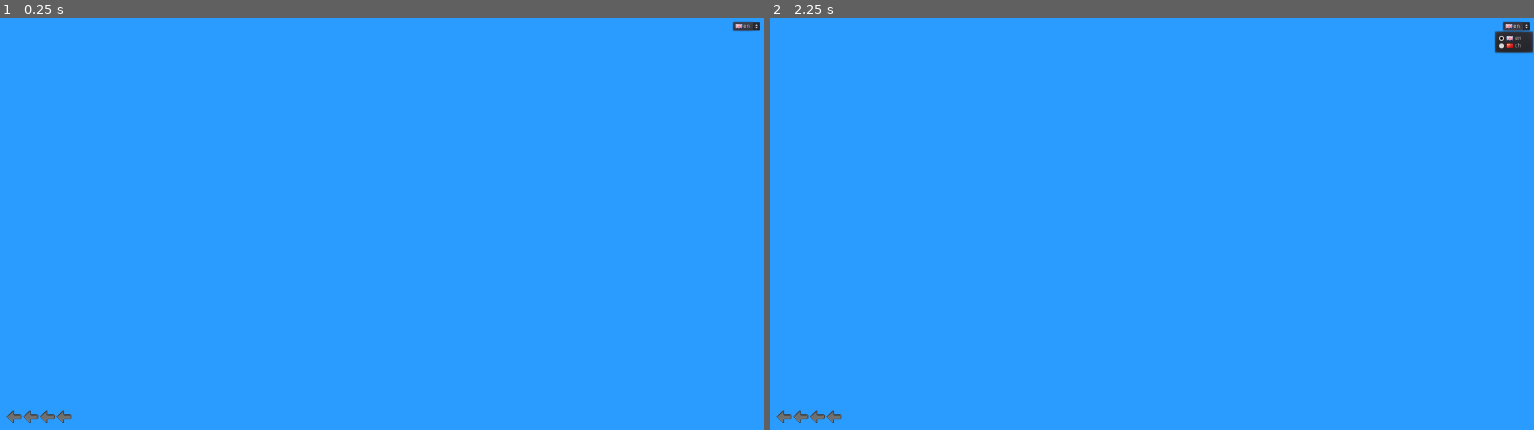
Above: before the commit, frames 1-2 (left to right).
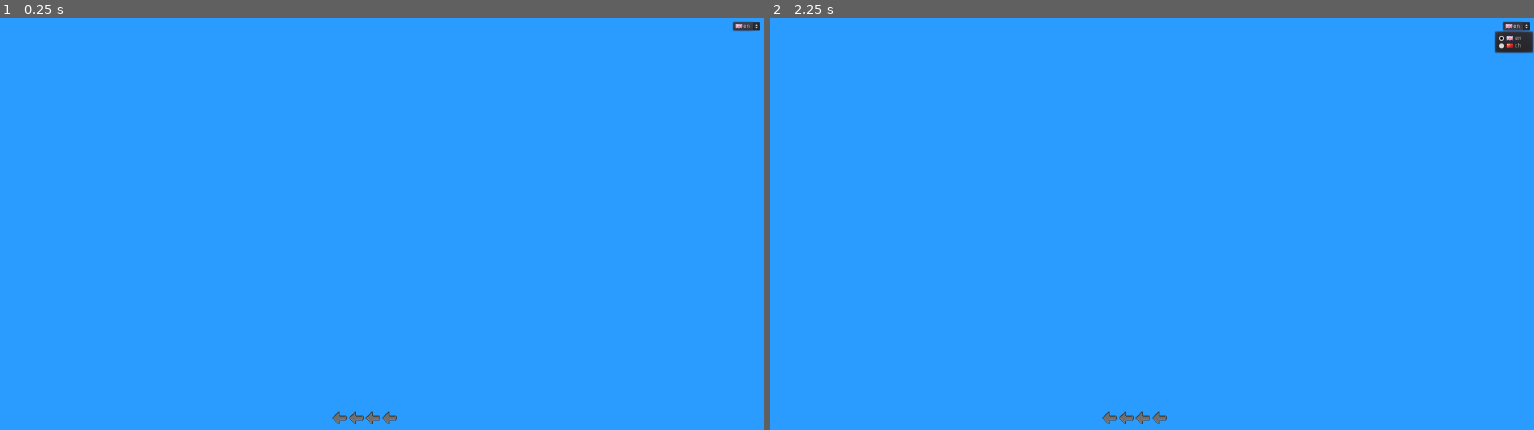
Above: after the commit, the same moments.

Repository: SabreOfWinter/Live-Over-The-Hills
Game: Godot game, scene res://menus/splash/splash.tscn
Same seed, same stepped clock (60 frames per second), same inputs: the game is played once before the commit and once after it.
Inputs (mouse positions are in pixels of both pictures, inside the frame that each line leads up to; where the layout moved, square brackets give the same spot in the first picture):
- Up to frame 1 (0.25 s): no input
- Up to frame 2 (2.25 s): click (1106, 417) [785, 417] at 0.5 s; click (1106, 417) [785, 417] at 1.25 s; click "en" at 2 s

The runs differ from the first frame. In frame 1, 0.3% of the frame differs, in the area x 0-52%, y 95-99%; in frame 2, 0.3%.

Commit message:
Main menu - Center aligned buttons

Diff:
--- a/menus/main/main.tscn
+++ b/menus/main/main.tscn
@@ -45,31 +45,46 @@
 margin_top = -136.0
 margin_right = -100.0
 margin_bottom = -100.0
+size_flags_horizontal = 4
+alignment = 1
 __meta__ = {
 "_edit_use_anchors_": false
 }
 
 [node name="new_game_button" type="TextureButton" parent="HBoxContainer"]
-margin_right = 36.0
-margin_bottom = 36.0
+margin_left = 782.0
+margin_top = 3.0
+margin_right = 818.0
+margin_bottom = 33.0
+size_flags_horizontal = 4
+size_flags_vertical = 4
 texture_normal = ExtResource( 5 )
 
 [node name="load_game_button" type="TextureButton" parent="HBoxContainer"]
-margin_left = 40.0
-margin_right = 76.0
-margin_bottom = 36.0
+margin_left = 822.0
+margin_top = 3.0
+margin_right = 858.0
+margin_bottom = 33.0
+size_flags_horizontal = 4
+size_flags_vertical = 4
 texture_normal = ExtResource( 5 )
 
 [node name="settings_button" type="TextureButton" parent="HBoxContainer"]
-margin_left = 80.0
-margin_right = 116.0
-margin_bottom = 36.0
+margin_left = 862.0
+margin_top = 3.0
+margin_right = 898.0
+margin_bottom = 33.0
+size_flags_horizontal = 4
+size_flags_vertical = 4
 texture_normal = ExtResource( 5 )
 
 [node name="quit_button" type="TextureButton" parent="HBoxContainer"]
-margin_left = 120.0
-margin_right = 156.0
-margin_bottom = 36.0
+margin_left = 902.0
+margin_top = 3.0
+margin_right = 938.0
+margin_bottom = 33.0
+size_flags_horizontal = 4
+size_flags_vertical = 4
 texture_normal = ExtResource( 5 )
 [connection signal="pressed" from="HBoxContainer/new_game_button" to="." method="_on_new_game_button_pressed"]
 [connection signal="pressed" from="HBoxContainer/load_game_button" to="." method="_on_load_game_button_pressed"]
